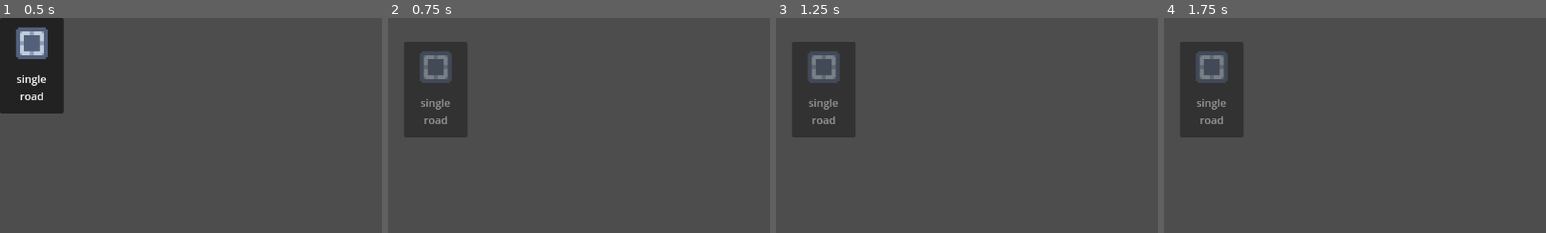
Above: before the commit, frames 1-4 (left to right).
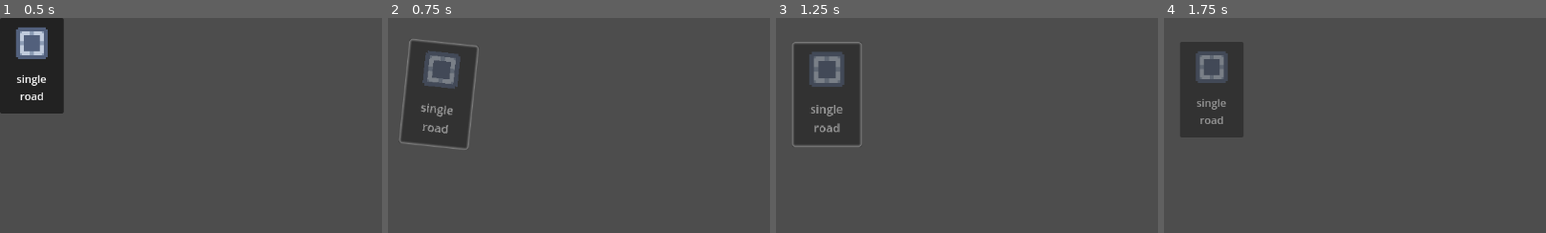
Above: after the commit, the same moments.

Repository: nuzcraft/trails-roads-rails
Game: Godot game, scene res://scenes/card/card.tscn
The game is run twice, just before and just after one commit, with the same random seed, the same clock (stepped at 60 frames per second) and the same inputs. This scene is started directly instead of the project's main scene.
Inputs (mouse positions are % of the whole screen's width and height, from its top left):
- Up to frame 1 (0.5 s): no input
- Up to frame 2 (0.75 s): tap Enter at 0.5 s; move the mouse to (4, 11) at 0.52 s; click (4, 11) at 0.67 s
- Up to frame 3 (1.25 s): no input
- Up to frame 4 (1.75 s): move the mouse to (30, 55) at 1.27 s; click (30, 55) at 1.42 s
The pictures show only the part of the screen within x 0-50%, y 0-50%; the shares and areas given below are measured in that part.

Frame 1 is identical in both runs. In frame 2, 3.3% of the frame differs, in the area x 3-24%, y 9-62%; in frame 3, 2.9%; in frame 4, nothing differs.

Commit message:
added some card animations

Diff:
--- a/scenes/card/card.gd
+++ b/scenes/card/card.gd
@@ -46,6 +46,7 @@
 				switch_state(STATE.FOLLOWING)
 			MOUSE_BUTTON_RIGHT:
 				switch_state(STATE.STATIC)
+		wiggle()
 	elif event is InputEventMouseButton and not event.pressed:
 		match event.button_index:
 			MOUSE_BUTTON_LEFT:
@@ -71,3 +72,25 @@
 
 func on_static_tween_finished():
 	card_returned_to_hand.emit(self)
+
+func wiggle() -> void:
+	randomize()
+	var deg: float = randf_range(10.0, 15.0)
+	var dur: float = randf_range(0.05, 0.15)
+	var tween = get_tree().create_tween()
+	tween.set_ease(Tween.EASE_IN_OUT)
+	tween.tween_property($PanelContainer, 'rotation_degrees', deg, dur)
+	tween.tween_property($PanelContainer, 'rotation_degrees', -deg, dur)
+	tween.tween_property($PanelContainer, 'rotation_degrees', 0, dur)
+
+func _on_mouse_entered() -> void:
+	var tween = get_tree().create_tween()
+	tween.set_ease(Tween.EASE_IN_OUT)
+	tween.tween_property(self, 'scale', Vector2(1.1, 1.1), 0.1)
+	tween.parallel().tween_property($PanelContainer/BorderPanel, 'visible', true, 0.1)
+
+func _on_mouse_exited() -> void:
+	var tween = get_tree().create_tween()
+	tween.set_ease(Tween.EASE_IN_OUT)
+	tween.tween_property(self, 'scale', Vector2(1.0, 1.0), 0.1)
+	tween.parallel().tween_property($PanelContainer/BorderPanel, 'visible', false, 0.1)
--- a/scenes/card/card.tscn
+++ b/scenes/card/card.tscn
@@ -1,7 +1,19 @@
-[gd_scene load_steps=4 format=3 uid="uid://cxvwx7q4ct2qd"]
+[gd_scene load_steps=5 format=3 uid="uid://cxvwx7q4ct2qd"]
 
 [ext_resource type="Script" path="res://scenes/card/card.gd" id="1_klpha"]
 [ext_resource type="Texture2D" uid="uid://cg3h6g2bsiy8s" path="res://assets/kenney-tiny-battle/tilemap_packed.png" id="1_rxqnl"]
+
+[sub_resource type="StyleBoxFlat" id="StyleBoxFlat_nwm5h"]
+bg_color = Color(0.6, 0.6, 0.6, 0)
+border_width_left = 4
+border_width_top = 4
+border_width_right = 4
+border_width_bottom = 4
+border_blend = true
+corner_radius_top_left = 4
+corner_radius_top_right = 4
+corner_radius_bottom_right = 4
+corner_radius_bottom_left = 4
 
 [sub_resource type="AtlasTexture" id="AtlasTexture_vt1ow"]
 atlas = ExtResource("1_rxqnl")
@@ -24,11 +36,18 @@
 anchor_bottom = 1.0
 grow_horizontal = 2
 grow_vertical = 2
+pivot_offset = Vector2(48, 72)
 mouse_filter = 1
 
 [node name="Panel" type="Panel" parent="PanelContainer"]
 layout_mode = 2
 mouse_filter = 1
+
+[node name="BorderPanel" type="Panel" parent="PanelContainer"]
+visible = false
+layout_mode = 2
+mouse_filter = 1
+theme_override_styles/panel = SubResource("StyleBoxFlat_nwm5h")
 
 [node name="VBoxContainer" type="VBoxContainer" parent="PanelContainer"]
 layout_mode = 2
@@ -66,3 +85,5 @@
 mouse_filter = 1
 
 [connection signal="gui_input" from="." to="." method="_on_gui_input"]
+[connection signal="mouse_entered" from="." to="." method="_on_mouse_entered"]
+[connection signal="mouse_exited" from="." to="." method="_on_mouse_exited"]
--- a/scenes/main.tscn
+++ b/scenes/main.tscn
@@ -95,7 +95,7 @@
 tile_set = ExtResource("1_ow657")
 
 [node name="GridCursor" parent="Control/SubViewportContainer/SubViewport" instance=ExtResource("2_7h2p8")]
-position = Vector2(1576, -152)
+position = Vector2(-24, -168)
 
 [node name="SubViewport2" type="SubViewport" parent="Control/SubViewportContainer"]
 transparent_bg = true
--- a/scenes/pop_up.tscn
+++ b/scenes/pop_up.tscn
@@ -3,11 +3,38 @@
 [ext_resource type="Script" path="res://scenes/pop_up.gd" id="1_p2lnp"]
 
 [sub_resource type="LabelSettings" id="LabelSettings_437rw"]
-font_size = 32
+font_size = 48
 outline_size = 2
 outline_color = Color(0, 0, 0, 1)
 shadow_size = 3
 shadow_offset = Vector2(2, 2)
+
+[sub_resource type="Animation" id="Animation_esadn"]
+length = 0.001
+tracks/0/type = "value"
+tracks/0/imported = false
+tracks/0/enabled = true
+tracks/0/path = NodePath("PanelContainer:position")
+tracks/0/interp = 1
+tracks/0/loop_wrap = true
+tracks/0/keys = {
+"times": PackedFloat32Array(0),
+"transitions": PackedFloat32Array(1),
+"update": 0,
+"values": [Vector2(0, 0)]
+}
+tracks/1/type = "value"
+tracks/1/imported = false
+tracks/1/enabled = true
+tracks/1/path = NodePath("PanelContainer:modulate")
+tracks/1/interp = 1
+tracks/1/loop_wrap = true
+tracks/1/keys = {
+"times": PackedFloat32Array(0),
+"transitions": PackedFloat32Array(1),
+"update": 0,
+"values": [Color(1, 1, 1, 1)]
+}
 
 [sub_resource type="Animation" id="Animation_ons1b"]
 resource_name = "fade"
@@ -36,33 +63,6 @@
 "values": [Color(1, 1, 1, 1), Color(1, 1, 1, 0)]
 }
 
-[sub_resource type="Animation" id="Animation_esadn"]
-length = 0.001
-tracks/0/type = "value"
-tracks/0/imported = false
-tracks/0/enabled = true
-tracks/0/path = NodePath("PanelContainer:position")
-tracks/0/interp = 1
-tracks/0/loop_wrap = true
-tracks/0/keys = {
-"times": PackedFloat32Array(0),
-"transitions": PackedFloat32Array(1),
-"update": 0,
-"values": [Vector2(0, 0)]
-}
-tracks/1/type = "value"
-tracks/1/imported = false
-tracks/1/enabled = true
-tracks/1/path = NodePath("PanelContainer:modulate")
-tracks/1/interp = 1
-tracks/1/loop_wrap = true
-tracks/1/keys = {
-"times": PackedFloat32Array(0),
-"transitions": PackedFloat32Array(1),
-"update": 0,
-"values": [Color(1, 1, 1, 1)]
-}
-
 [sub_resource type="AnimationLibrary" id="AnimationLibrary_lp37u"]
 _data = {
 "RESET": SubResource("Animation_esadn"),
@@ -80,8 +80,8 @@
 
 [node name="PanelContainer" type="PanelContainer" parent="."]
 layout_mode = 0
-offset_right = 44.0
-offset_bottom = 49.0
+offset_right = 62.0
+offset_bottom = 71.0
 
 [node name="MarginContainer" type="MarginContainer" parent="PanelContainer"]
 layout_mode = 2
